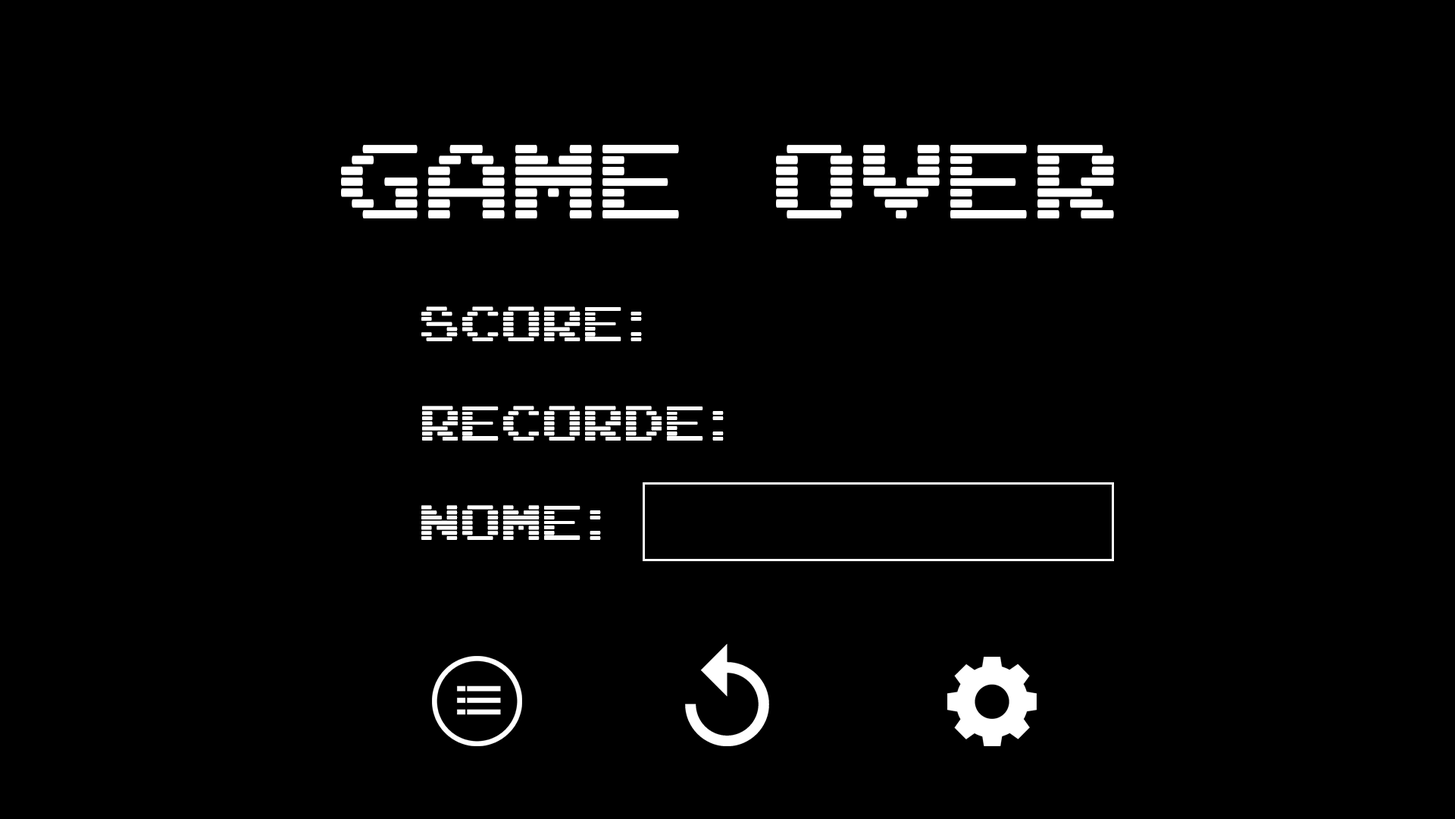
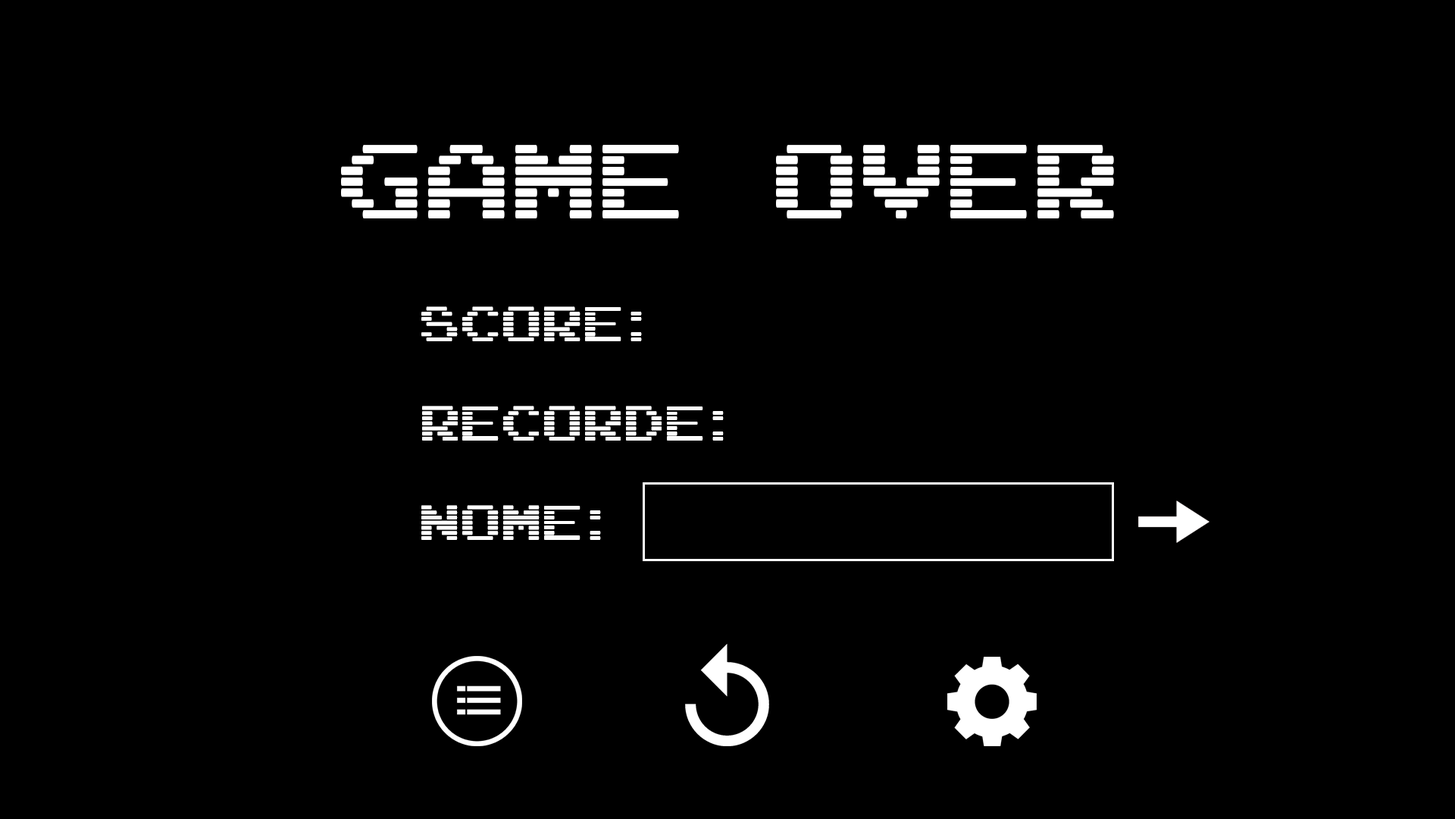
Before/after of a (1455, 819) layered artwork. What changed in the layer stack:
added layer "SETA" above "NOME:" over (1138, 500, 1210, 543)
